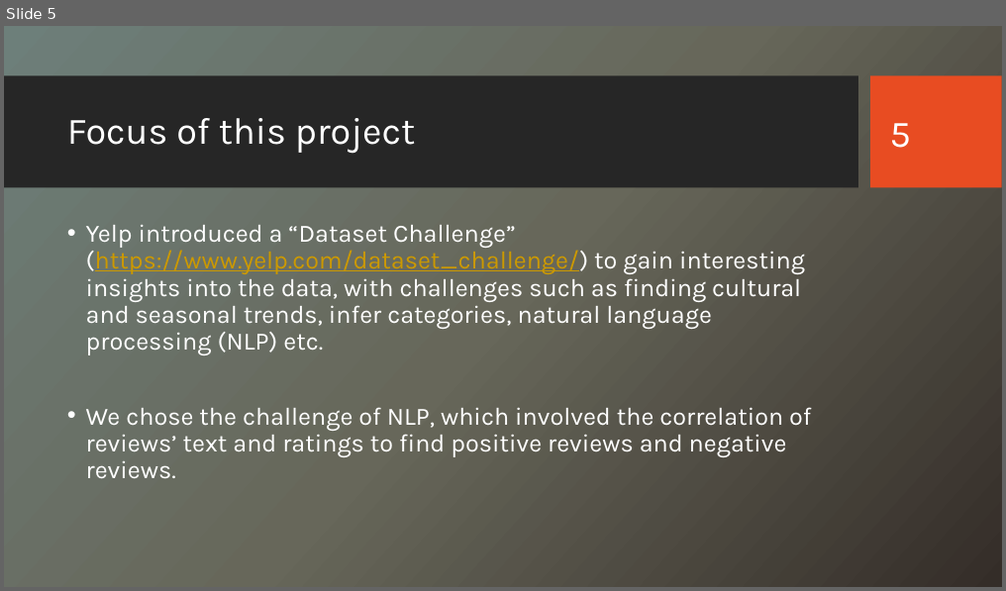
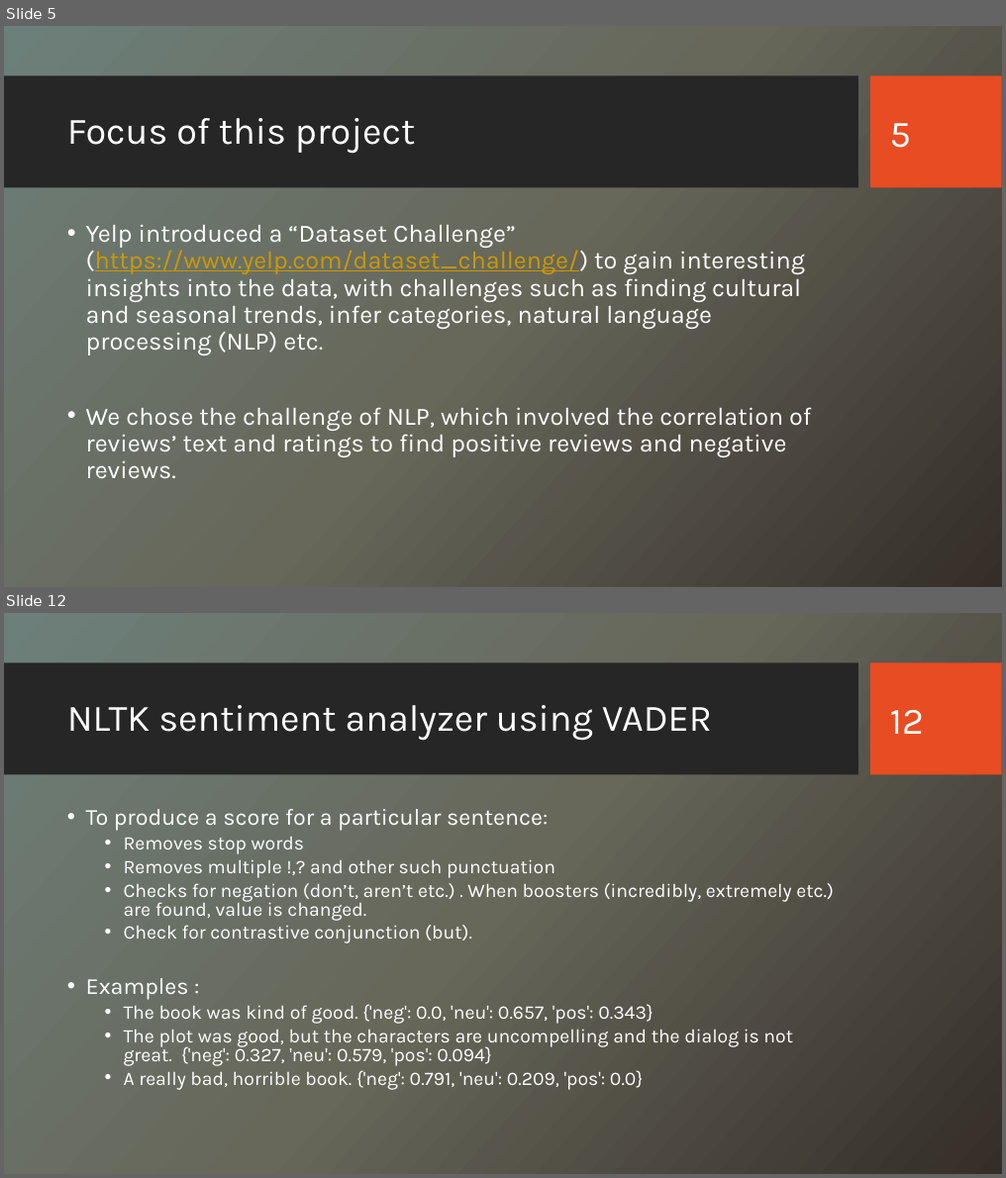
Before and after one commit to CS223-YelpReview/Yelp-NLP, a slide deck: Yelp Reviews – A Study.pptx. Shown one above the other, each under a label of ours: slide 5 before the commit, slides 5 and 12 after it; the slides between them are not shown. The pictures are 1006x591 and 1006x1178 pixels, drawn with LibreOffice and Linux fonts; fonts in the diff are those of the drawing; background and template pictures are left out. Boxes give left, top, right and bottom in pixels: in the first picture for what was removed or moved away, otherwise in the second. Text is boxed around its words. In the diff, an @@ line names an element or a change of style, - is before the commit and + after.

```diff
--- a/Yelp Reviews – A Study.pptx
+++ b/Yelp Reviews – A Study.pptx
@@ slide 12 added at box(4, 613, 1002, 1174), background picture (left out); not listed: 2 template elements that a slide beside it also shows @@
@@ title added at box(67, 705, 712, 740), 36 pt, text #FFFFFF @@
+NLTK sentiment analyzer using VADER
@@ page number added at box(890, 710, 924, 734), 36 pt, text #FFFFFF @@
+12
@@ text added at box(86, 809, 834, 1090), 18.5 pt, text #FFFFFF @@
+• To produce a score for a particular sentence:
+  • Removes stop words
+  • Removes multiple !,? and other such punctuation
+  • Checks for negation (don’t, aren’t etc.) . When boosters (incredibly, extremely etc.) are found, value is changed.
+  • Check for contrastive conjunction (but).
+• Examples :
+  • The book was kind of good. {'neg': 0.0, 'neu': 0.657, 'pos': 0.343}
+  • The plot was good, but the characters are uncompelling and the dialog is not great. {'neg': 0.327, 'neu': 0.579, 'pos': 0.094}
+  • A really bad, horrible book. {'neg': 0.791, 'neu': 0.209, 'pos': 0.0}
```
Also in this commit, not shown: 6 slides changed, 6 other slides added, 1 slide removed.
